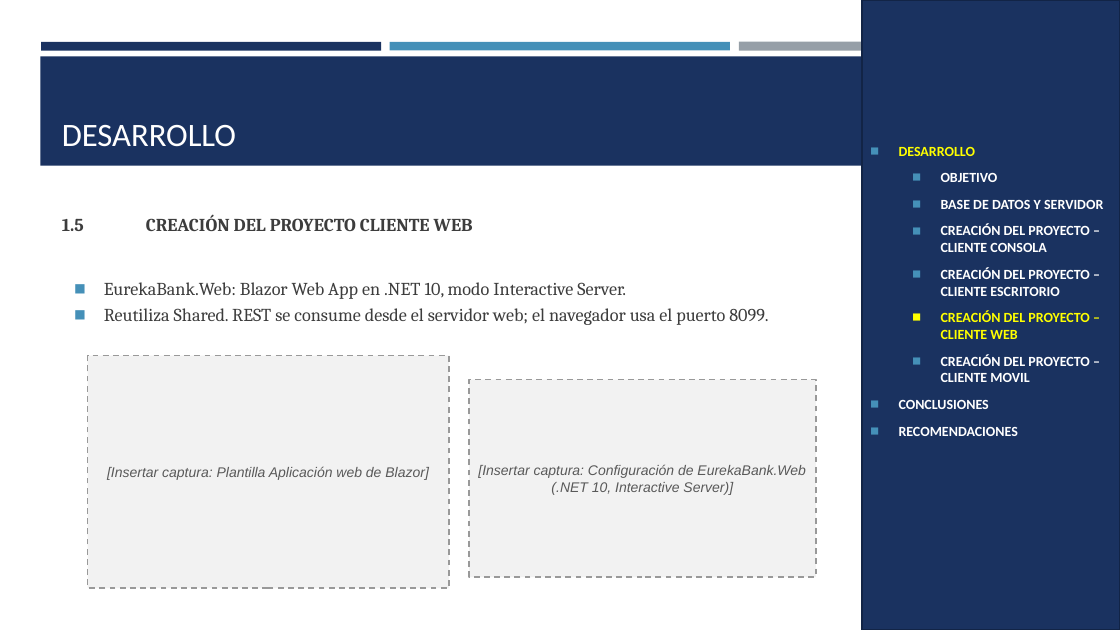
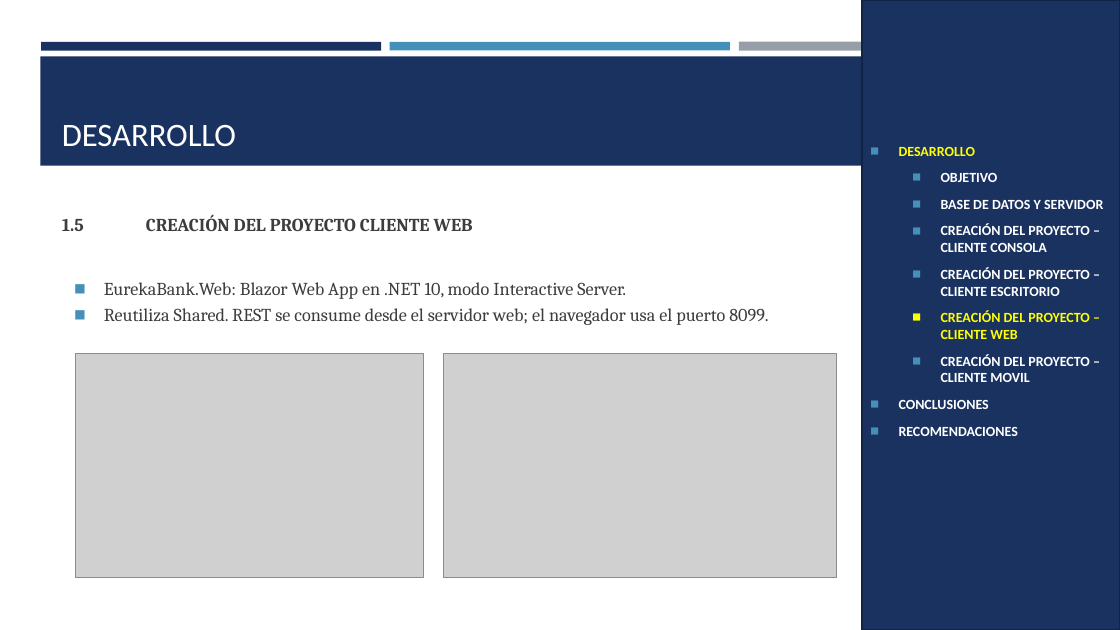
Before and after one commit to Teo344/Arquitectura_GRUPO03, a slide deck: slide 31 of TG.1.4. PAO202651_EUREKA_BDDLOCAL_RESTFUL_DOTNET_NRC36884_GR03/05. DOCUMENTACION/PRESENTACION TG.1.4. EUREKABANK RESTFUL con BDD LOCAL en DOTNET GR03.pptx. Drawn at 1120x630 pixels with LibreOffice and Linux fonts; fonts in the diff are those of the drawing; grey boxes stand for pictures. Boxes give left, top, right and bottom in pixels: in the first picture for what was removed or moved away, otherwise in the second. Text is boxed around its words. In the diff, an @@ line names an element or a change of style, - is before the commit and + after.

```diff
--- a/TG.1.4. PAO202651_EUREKA_BDDLOCAL_RESTFUL_DOTNET_NRC36884_GR03/05. DOCUMENTACION/PRESENTACION TG.1.4. EUREKABANK RESTFUL con BDD LOCAL en DOTNET GR03.pptx
+++ b/TG.1.4. PAO202651_EUREKA_BDDLOCAL_RESTFUL_DOTNET_NRC36884_GR03/05. DOCUMENTACION/PRESENTACION TG.1.4. EUREKABANK RESTFUL con BDD LOCAL en DOTNET GR03.pptx
@@ picture added at [75,353,423,577] @@
@@ rectangle removed at [87,355,449,588] @@
-[Insertar captura: Plantilla Aplicación web de Blazor]
@@ picture added at [444,353,837,577] @@
@@ rectangle removed at [469,380,816,577] @@
-[Insertar captura: Configuración de EurekaBank.Web (.NET 10, Interactive Server)]
```
Also in this commit, not shown: 23 other slides changed, 1 other file.
